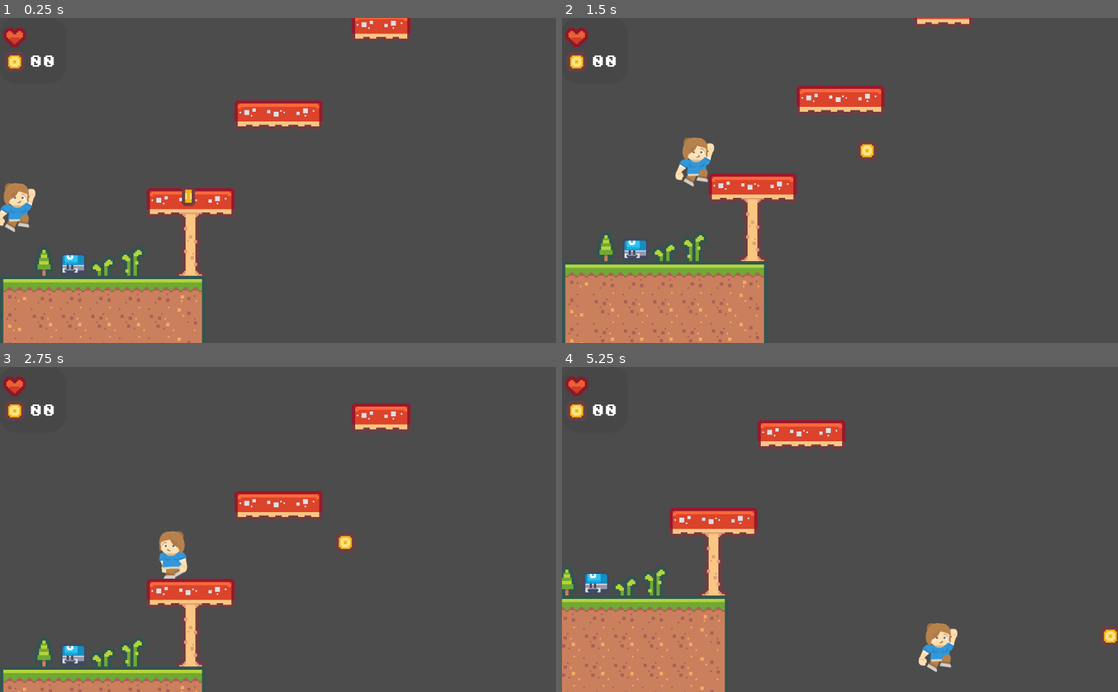
Above: before the commit, frames 1-4 (two rows, left to right).
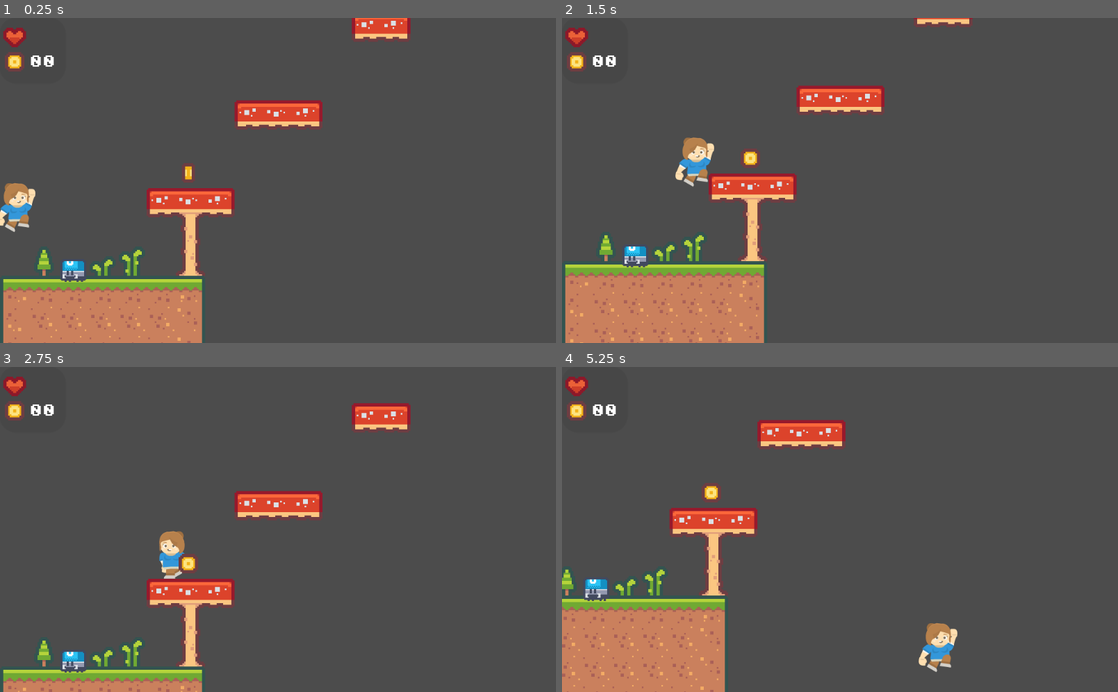
Above: after the commit, the same moments.

Repository: jkapfer/godot-platformer
Game: Godot game, scene res://World.tscn
The game is run twice, just before and just after one commit, with the same random seed, the same clock (stepped at 60 frames per second) and the same inputs.
Inputs:
- Up to frame 1 (0.25 s): no input
- Up to frame 2 (1.5 s): hold D (move_right) from 0.53 s (still down); tap Space (jump) at 0.77 s
- Up to frame 3 (2.75 s): tap Space (jump) at 1.52 s; release D (move_right) at 2.03 s; hold A (move_left) from 2.03 s (still down)
- Up to frame 4 (5.25 s): release A (move_left) at 2.78 s; hold D (move_right) 2.78-4.28 s; tap Space (jump) at 3.02, 3.77, 4.52 s; hold A (move_left) 4.28-5.03 s; hold D (move_right) from 5.03 s (still down)

The runs differ from the first frame. In frame 1, 0.5% of the frame differs, in the area x 10-36%, y 44-82%; in frame 2, 0.6%; in frame 3, 0.7%, in the area x 10-64%, y 51-95%; in frame 4, 0.6%.
Error before the commit: Parse Error: Expected end of statement ("const"), got Identifier ("sss") instead. (res://Enemy.gd:3)

Commit message:
idk lol

Diff:
--- a/Enemy.gd
+++ b/Enemy.gd
@@ -1,6 +1,6 @@
 extends KinematicBody2D
 
-const GRAVITY = 650sss
+const GRAVITY = 650
 var velocity = Vector2.ZERO
 
 # Called when the node enters the scene tree for the first time.
--- a/World.tscn
+++ b/World.tscn
@@ -185,9 +185,6 @@
 drag_margin_right = 0.4
 drag_margin_bottom = 0.1
 
-[node name="Area2D" parent="Player" instance=ExtResource( 7 )]
-position = Vector2( 317, -12 )
-
 [node name="KillPlane" type="Area2D" parent="."]
 position = Vector2( 500, 1000 )
 scale = Vector2( 3, 3 )
@@ -200,4 +197,7 @@
 
 [node name="HUD" parent="." instance=ExtResource( 6 )]
 
+[node name="Area2D" parent="." instance=ExtResource( 7 )]
+position = Vector2( 347, 188 )
+
 [connection signal="body_entered" from="KillPlane" to="." method="_on_KillPlane_body_entered"]
